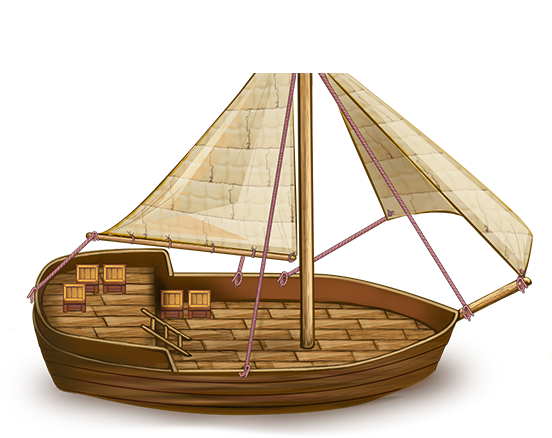
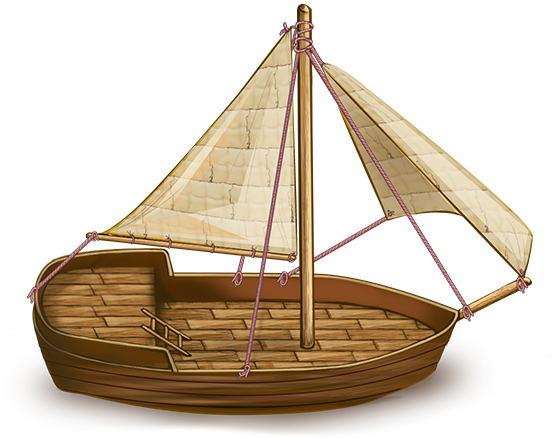
The second 552 x 438 image is a revision of the first. Changes to its layers:
painted on "stand", unmasked it over [52, 3, 351, 334]
